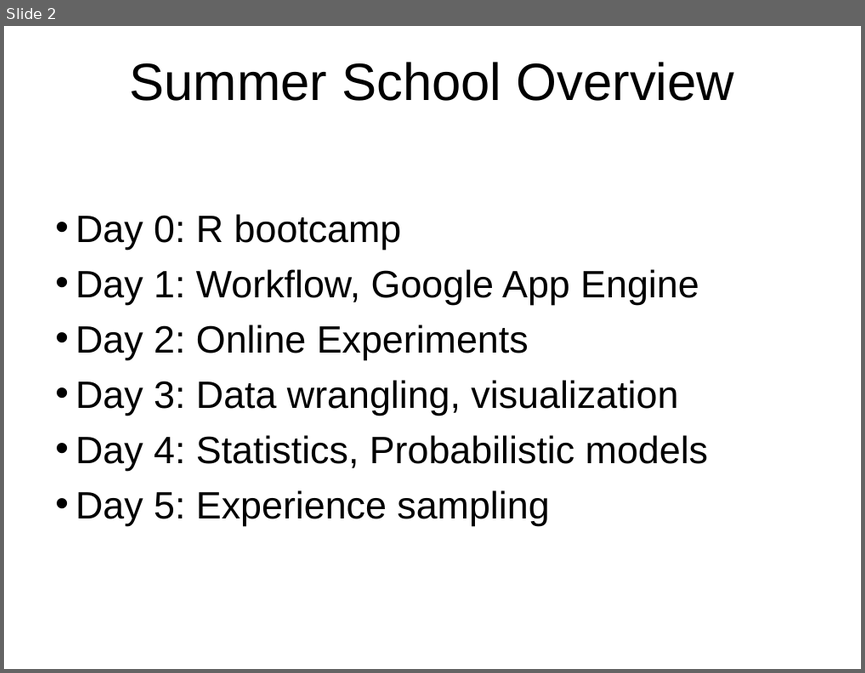
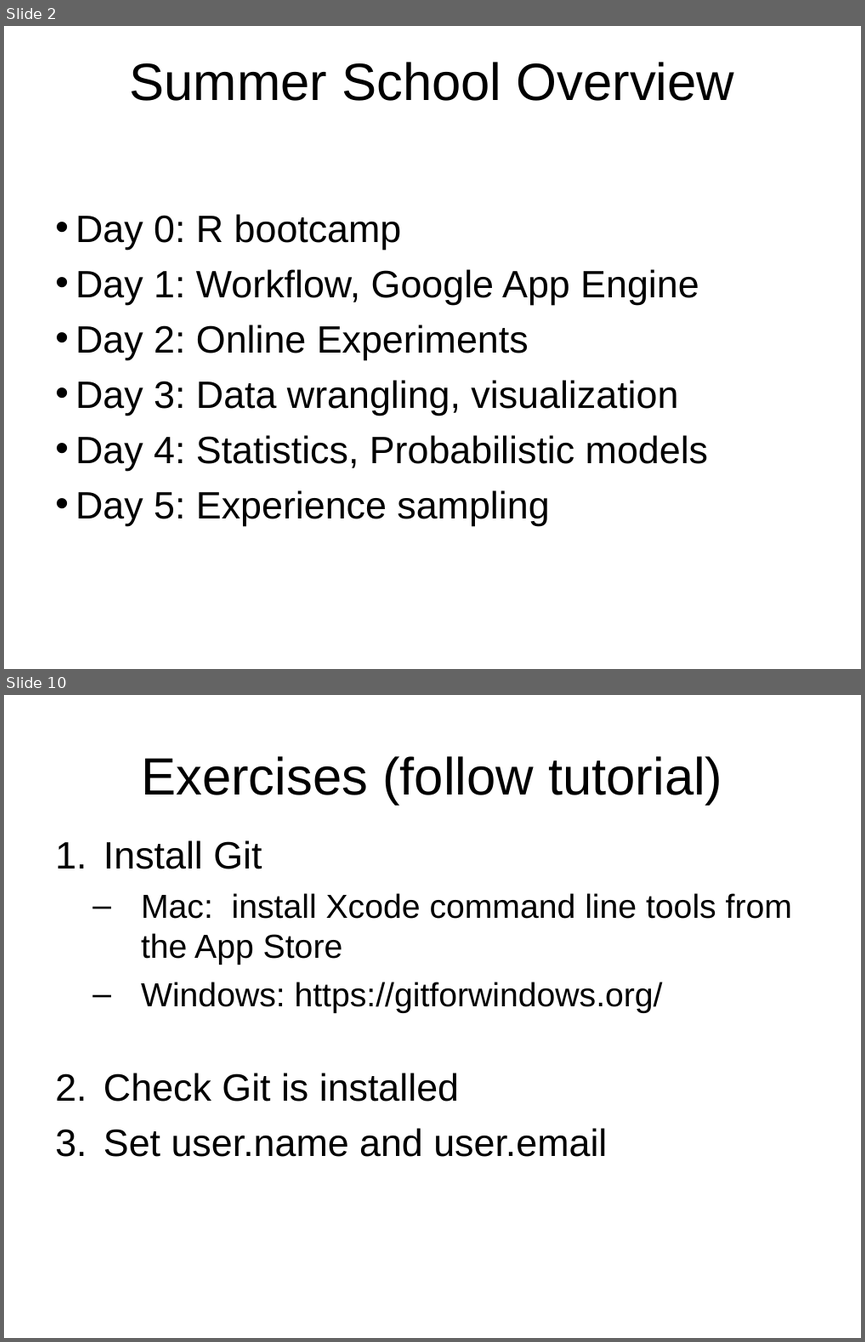
Before and after one commit to cskemp/chdss2019_content, a slide deck: day1/slides/part1_git.ppt. Shown one above the other, each under a label of ours: slide 2 before the commit, slides 2 and 10 after it; the slides between them are not shown. The pictures are 865x673 and 865x1342 pixels, drawn with LibreOffice and Linux fonts; fonts in the diff are those of the drawing. Boxes give left, top, right and bottom in pixels: in the first picture for what was removed or moved away, otherwise in the second. Text is boxed around its words. In the diff, an @@ line names an element or a change of style, - is before the commit and + after.

```diff
--- a/day1/slides/part1_git.ppt
+++ b/day1/slides/part1_git.ppt
@@ slide 10 added at [4, 695, 861, 1338], background #FFFFFF @@
@@ title added at [141, 756, 722, 805], 44 pt, text #000000 @@
+Exercises (follow tutorial)
@@ text added at [103, 840, 792, 1157], 28 pt, text #000000 @@
+1. Install Git
+  – Mac: install Xcode command line tools from the App Store
+  – Windows: https://gitforwindows.org/
+2. Check Git is installed
+3. Set user.name and user.email
```
Also in this commit, not shown: 2 slides changed, 12 other slides added, 4 slides removed, 4 other files.
